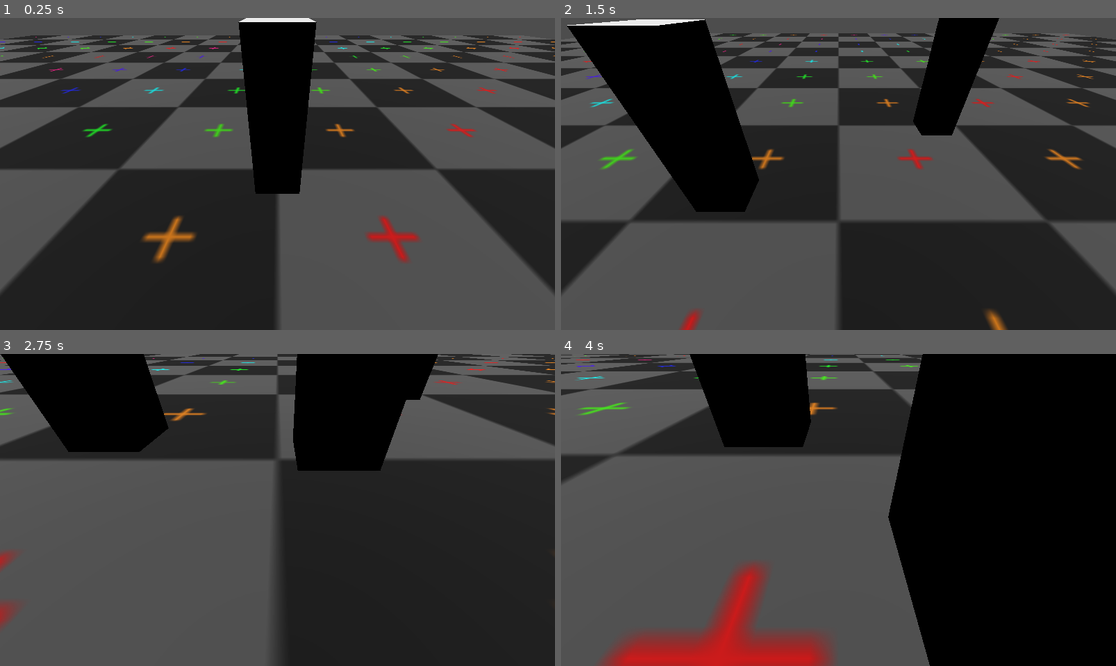
Above: before the commit, frames 1-4 (two rows, left to right).
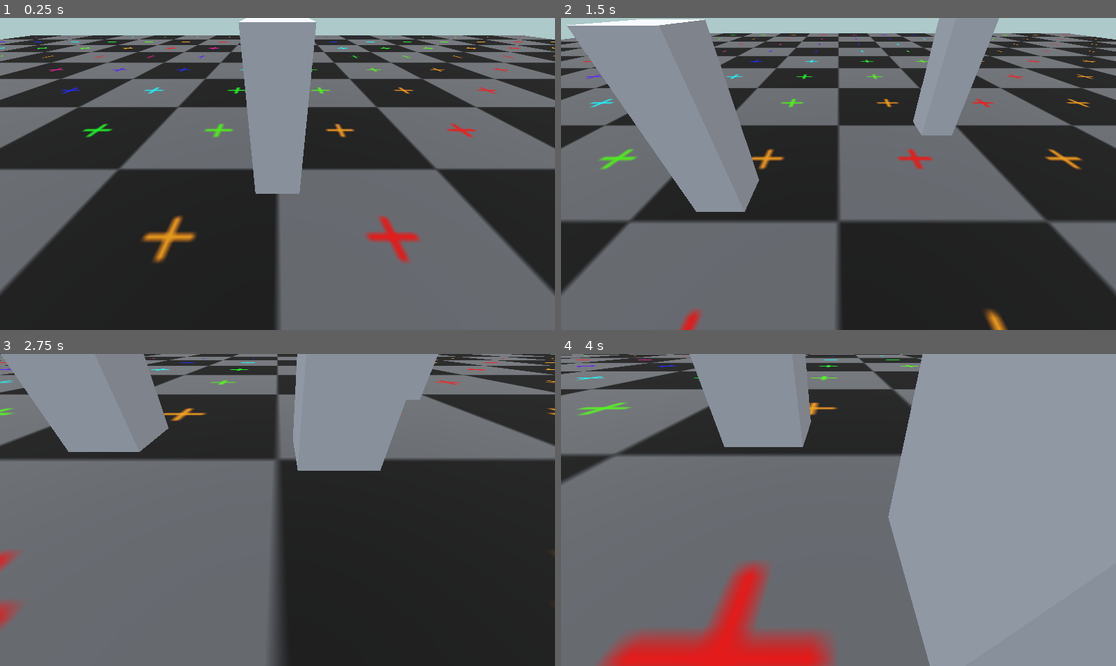
Above: after the commit, the same moments.

Repository: cooltrain7/building-planner
Game: Godot game, scene res://editor/editor.tscn
The game is run twice, just before and just after one commit, with the same random seed, the same clock (stepped at 60 frames per second) and the same inputs.
Inputs (mouse positions are in pixels of both pictures, inside the frame that each line leads up to):
- Up to frame 1 (0.25 s): no input
- Up to frame 2 (1.5 s): tap Enter at 0.5 s; move the mouse to (960, 158) at 0.52 s; hold S (camera_backwards) 0.53-1.28 s; click (960, 158) at 0.67 s; move the mouse to (727, 189) at 1.27 s; tap Shift (camera_boost) at 1.35 s; click (727, 189) at 1.42 s
- Up to frame 3 (2.75 s): tap Space (camera_up) at 2 s; move the mouse to (333, 441) at 2.02 s; hold Ctrl (camera_down) from 2.03 s (still down); click (333, 441) at 2.17 s
- Up to frame 4 (4 s): move the mouse to (810, 572) at 2.77 s; release Ctrl (camera_down) at 2.78 s; tap W (camera_forward) at 2.85 s; click (810, 572) at 2.92 s; tap Enter at 3.5 s; move the mouse to (1005, 556) at 3.52 s; hold A (camera_left) from 3.53 s (still down); click (1005, 556) at 3.67 s

The runs differ from the first frame. In frame 1, 55% of the frame differs, in the area x 0-100%, y 0-100%; in frame 2, 60%; in frame 3, 56%; in frame 4, 91%.

Commit message:
Setup basic editor sky

Diff:
--- a/editor/editor.tscn
+++ b/editor/editor.tscn
@@ -15,6 +15,18 @@
 [sub_resource type="BoxShape3D" id="BoxShape3D_ts1rb"]
 size = Vector3(2, 1, 2)
 
+[sub_resource type="ProceduralSkyMaterial" id="ProceduralSkyMaterial_vd2qi"]
+
+[sub_resource type="Sky" id="Sky_a4hvf"]
+sky_material = SubResource("ProceduralSkyMaterial_vd2qi")
+
+[sub_resource type="Environment" id="Environment_4yrho"]
+background_mode = 1
+background_color = Color(0.678431, 0.788235, 0.792157, 1)
+sky = SubResource("Sky_a4hvf")
+ambient_light_source = 3
+tonemap_mode = 2
+
 [node name="Editor" type="Node3D"]
 
 [node name="CameraContoller" type="Node3D" parent="."]
@@ -27,7 +39,8 @@
 cursor = NodePath("../../Cursor")
 
 [node name="DirectionalLight3D" type="DirectionalLight3D" parent="."]
-transform = Transform3D(1, 0, 0, 0, -4.37114e-08, 1, 0, -1, -4.37114e-08, 11.1449, 36.2807, -26.4551)
+transform = Transform3D(1, 0, 0, 0, -4.37114e-08, 1, 0, -1, -4.37114e-08, 0, 0, 0)
+light_energy = 0.8
 
 [node name="Cursor" type="Node3D" parent="."]
 transform = Transform3D(1, 0, 0, 0, 1, 0, 0, 0, 1, 8.13381, 24.279, 2.30481)
@@ -47,5 +60,7 @@
 [node name="StaticBody3D" type="StaticBody3D" parent="Ground"]
 
 [node name="CollisionShape3D" type="CollisionShape3D" parent="Ground/StaticBody3D"]
-transform = Transform3D(1, 0, 0, 0, 1, 0, 0, 0, 1, 0, 0, 0)
 shape = SubResource("BoxShape3D_ts1rb")
+
+[node name="WorldEnvironment" type="WorldEnvironment" parent="."]
+environment = SubResource("Environment_4yrho")
Not shown: 1 places in editor/editor.tscn that only renumber resources
